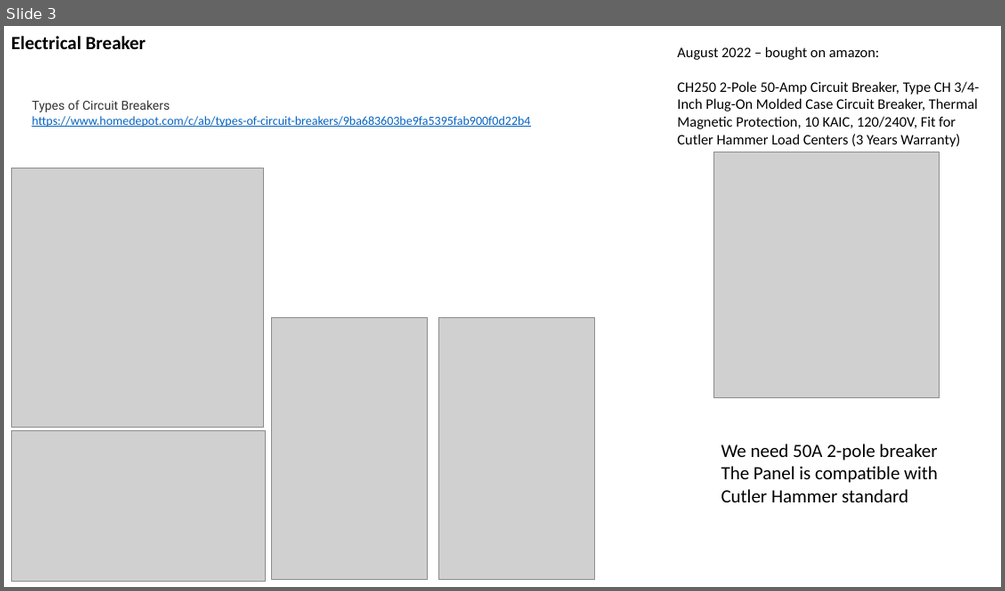
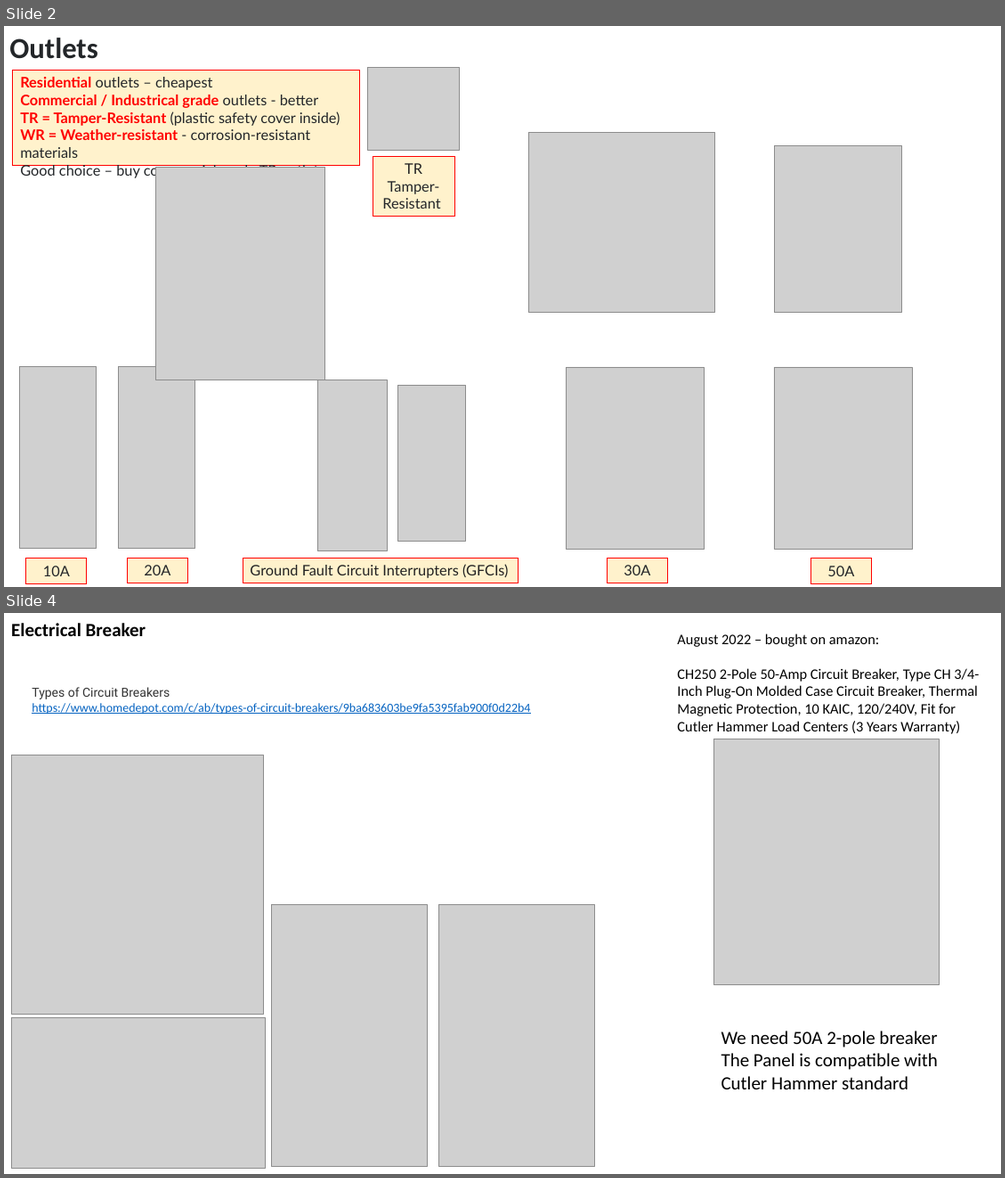
Before and after one commit to lselector/misc_farm, a slide deck: electric.pptx. Shown one above the other, each under a label of ours: slide 3 before the commit, slides 2 and 4 after it; the slides between them are not shown. The pictures are 1005x591 and 1005x1178 pixels, drawn with LibreOffice and Linux fonts; fonts in the diff are those of the drawing; grey boxes stand for pictures. Boxes give left, top, right and bottom in pixels: in the first picture for what was removed or moved away, otherwise in the second. Text is boxed around its words. In the diff, an @@ line names an element or a change of style, - is before the commit and + after.

```diff
--- a/electric.pptx
+++ b/electric.pptx
@@ slide 2 added at (4, 26, 1001, 587), background #FFFFFF @@
@@ text added at (9, 38, 97, 59), 28 pt, text #232629, bold @@
+Outlets
@@ rectangle added at (13, 70, 359, 166), fill #FFF2CC, outline #FF0000 0.75 pt, 14 pt, text #232629 @@
+Residential outlets – cheapest
+Commercial / Industrical grade outlets - better
+TR = Tamper-Resistant (plastic safety cover inside)
+WR = Weather-resistant - corrosion-resistant materials
+Good choice – buy commercial grade TR outlets
@@ picture added at (368, 67, 461, 150) @@
@@ rectangle added at (372, 156, 455, 216), fill #FFF2CC, outline #FF0000 0.75 pt, 14 pt, text #232629 @@
+TR
+Tamper-Resistant
@@ picture added at (528, 133, 714, 313) @@
@@ picture added at (774, 145, 901, 313) @@
@@ picture added at (156, 168, 325, 379) @@
@@ picture added at (20, 366, 96, 548) @@
@@ picture added at (119, 366, 194, 548) @@
@@ picture added at (566, 367, 704, 548) @@
@@ picture added at (774, 367, 913, 548) @@
@@ picture added at (317, 379, 387, 551) @@
@@ picture added at (398, 385, 465, 541) @@
@@ rectangle added at (25, 558, 86, 584), fill #FFF2CC, outline #FF0000 0.75 pt, 14 pt, text #232629 @@
+10A
@@ rectangle added at (128, 557, 188, 583), fill #FFF2CC, outline #FF0000 0.75 pt, 14 pt, text #232629 @@
+20A
@@ rectangle added at (243, 557, 518, 583), fill #FFF2CC, outline #FF0000 0.75 pt, 14 pt, text #222222 @@
+Ground Fault Circuit Interrupters (GFCIs)
@@ rectangle added at (607, 557, 667, 583), fill #FFF2CC, outline #FF0000 0.75 pt, 14 pt, text #232629 @@
+30A
@@ rectangle added at (811, 558, 872, 584), fill #FFF2CC, outline #FF0000 0.75 pt, 14 pt, text #232629 @@
+50A
@@ what was slide 3 is now slide 4 @@
```
Also in this commit, not shown: 2 slides changed, 1 other slide added.
